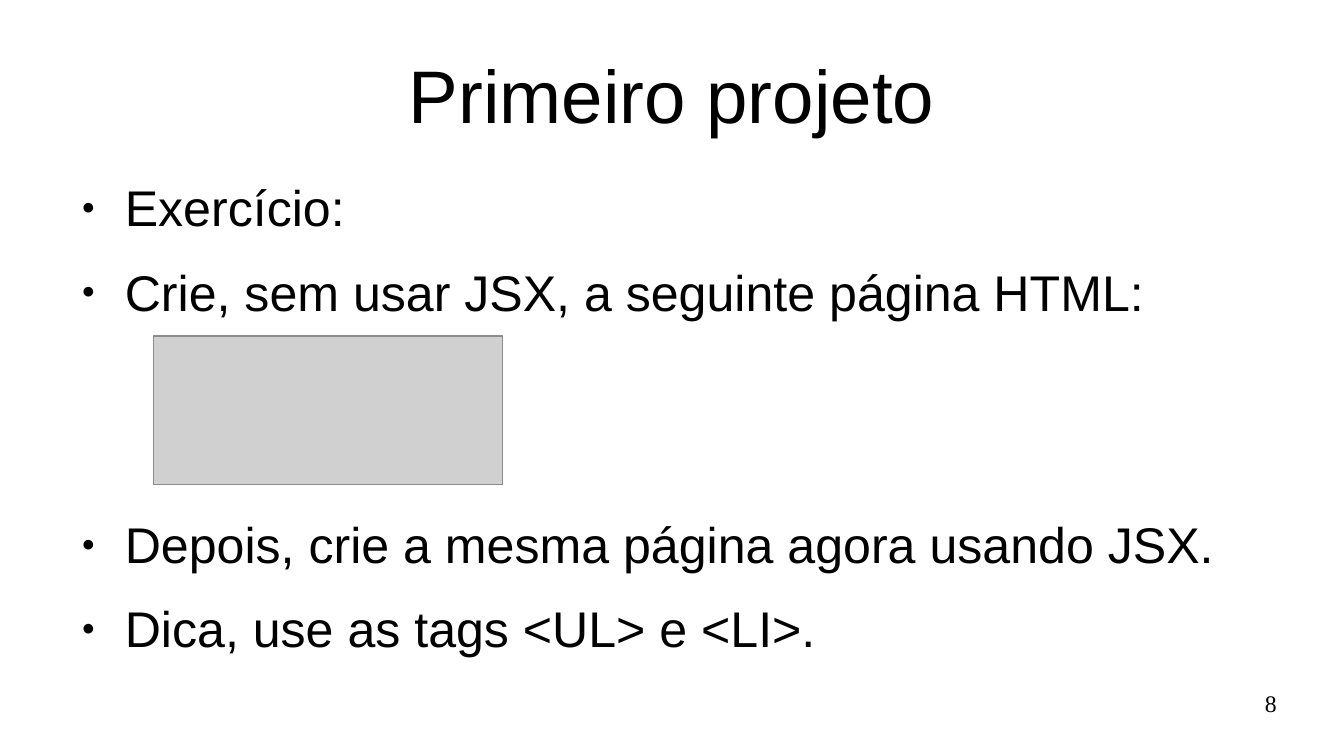
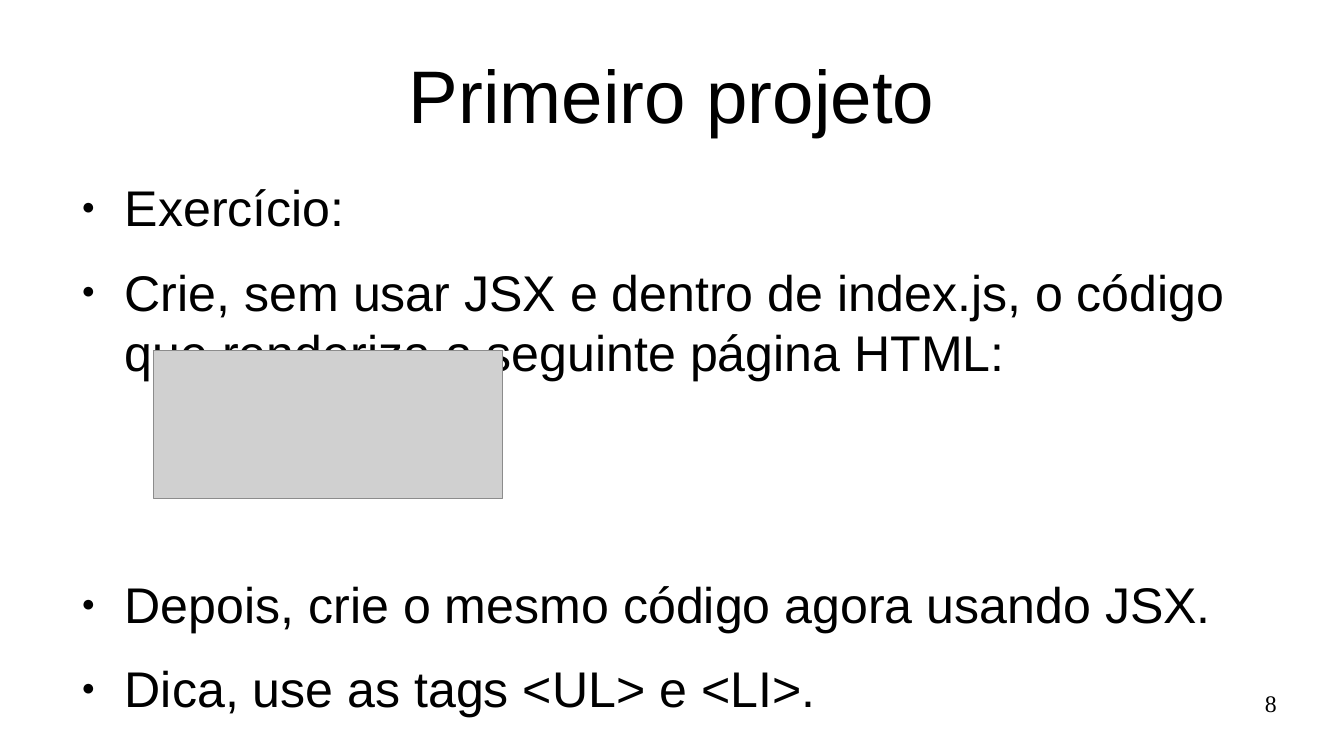
Before and after one commit to Marques-Dev/WEB_2020-1, a slide deck: slide 8 of SLIDES/aula01.odp. Drawn at 1344x756 pixels with LibreOffice and Linux fonts; fonts in the diff are those of the drawing; grey boxes stand for pictures. Boxes give left, top, right and bottom in pixels: in the first picture for what was removed or moved away, otherwise in the second. Text is boxed around its words. In the diff, an @@ line names an element or a change of style, - is before the commit and + after.

```diff
--- a/SLIDES/aula01.odp
+++ b/SLIDES/aula01.odp
@@ text at [125, 274, 1225, 633]: text changed @@
-● Crie, sem usar JSX, a seguinte página HTML:
-● Depois, crie a mesma página agora usando JSX.
+● Crie, sem usar JSX e dentro de index.js, o código que renderiza a seguinte página HTML:
+● Depois, crie o mesmo código agora usando JSX.
@@ picture: place and size @@
-picture at [154, 337, 502, 485]
+picture at [154, 350, 502, 499]
```
Also in this commit, not shown: 8 other slides changed, 24 slides added, 22 slides removed, 8 other files.
